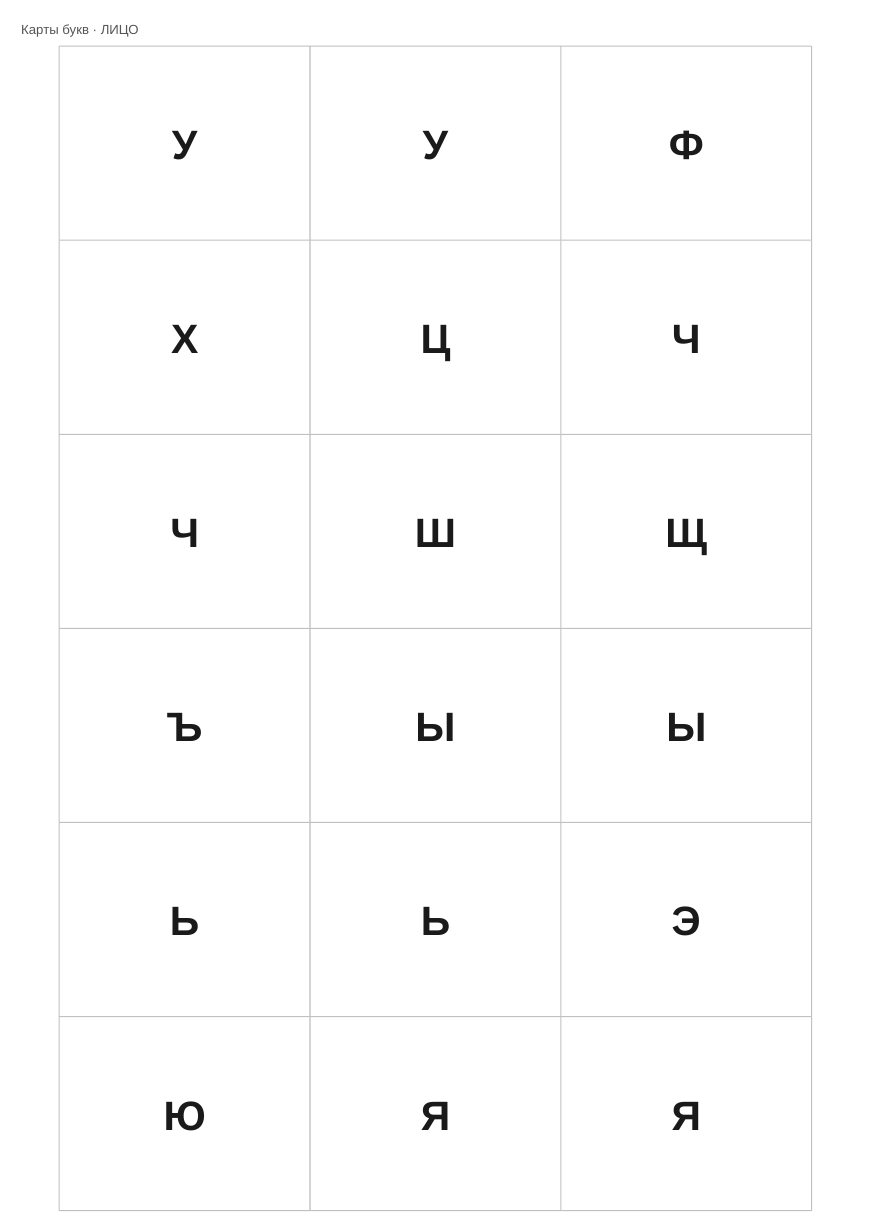
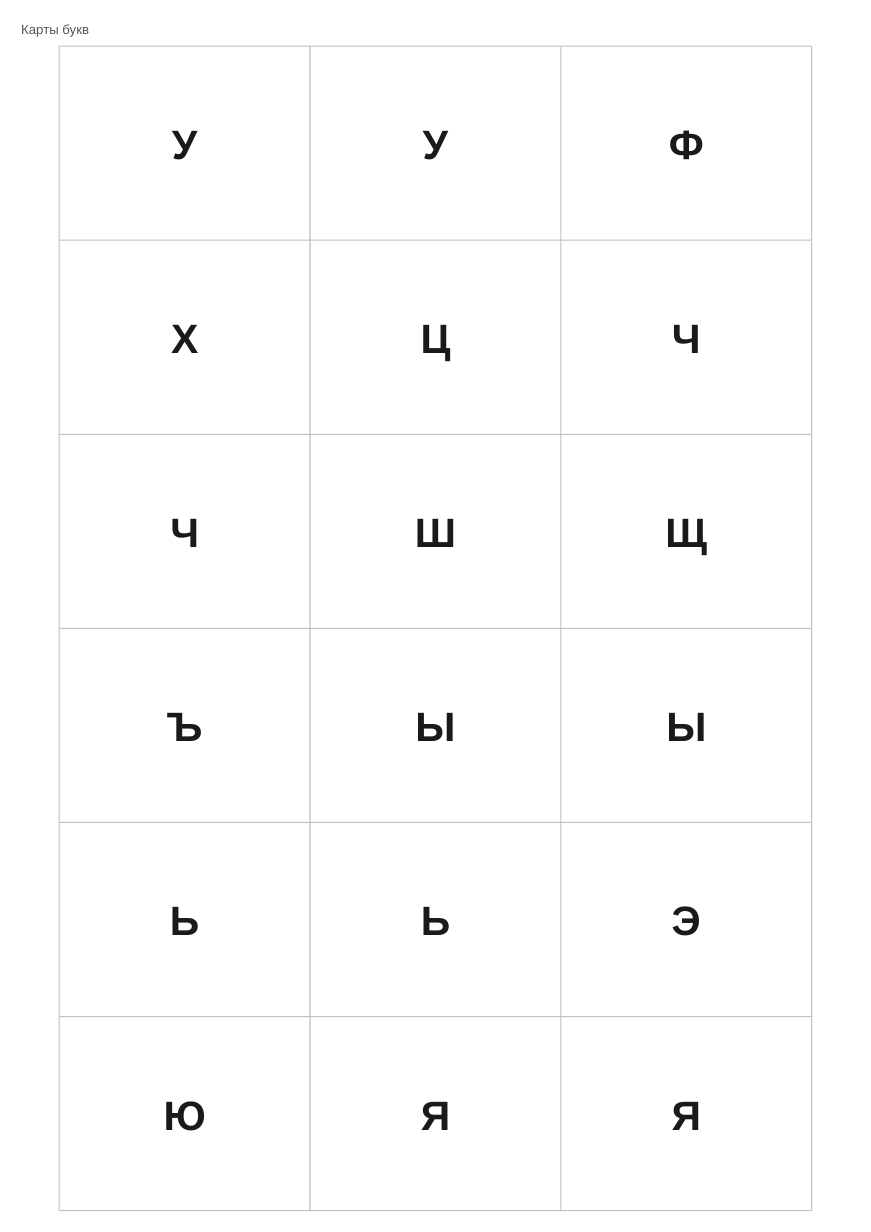
Before and after one commit to Tanion37/svet-moy-zerkalce, a slide deck: slide 4 of output/svet-moy-zerkalce-letters.pptx (slide 7 before the commit). Drawn at 871x1232 pixels with LibreOffice and Linux fonts; fonts in the diff are those of the drawing. Boxes give left, top, right and bottom in pixels: in the first picture for what was removed or moved away, otherwise in the second. Text is boxed around its words. In the diff, an @@ line names an element or a change of style, - is before the commit and + after.

```diff
--- a/output/svet-moy-zerkalce-letters.pptx
+++ b/output/svet-moy-zerkalce-letters.pptx
@@ text at (21, 24, 89, 37): text changed @@
-Карты букв · ЛИЦО
+Карты букв
```
Also in this commit, not shown: 3 other slides changed, 4 slides removed, 2 other files.
